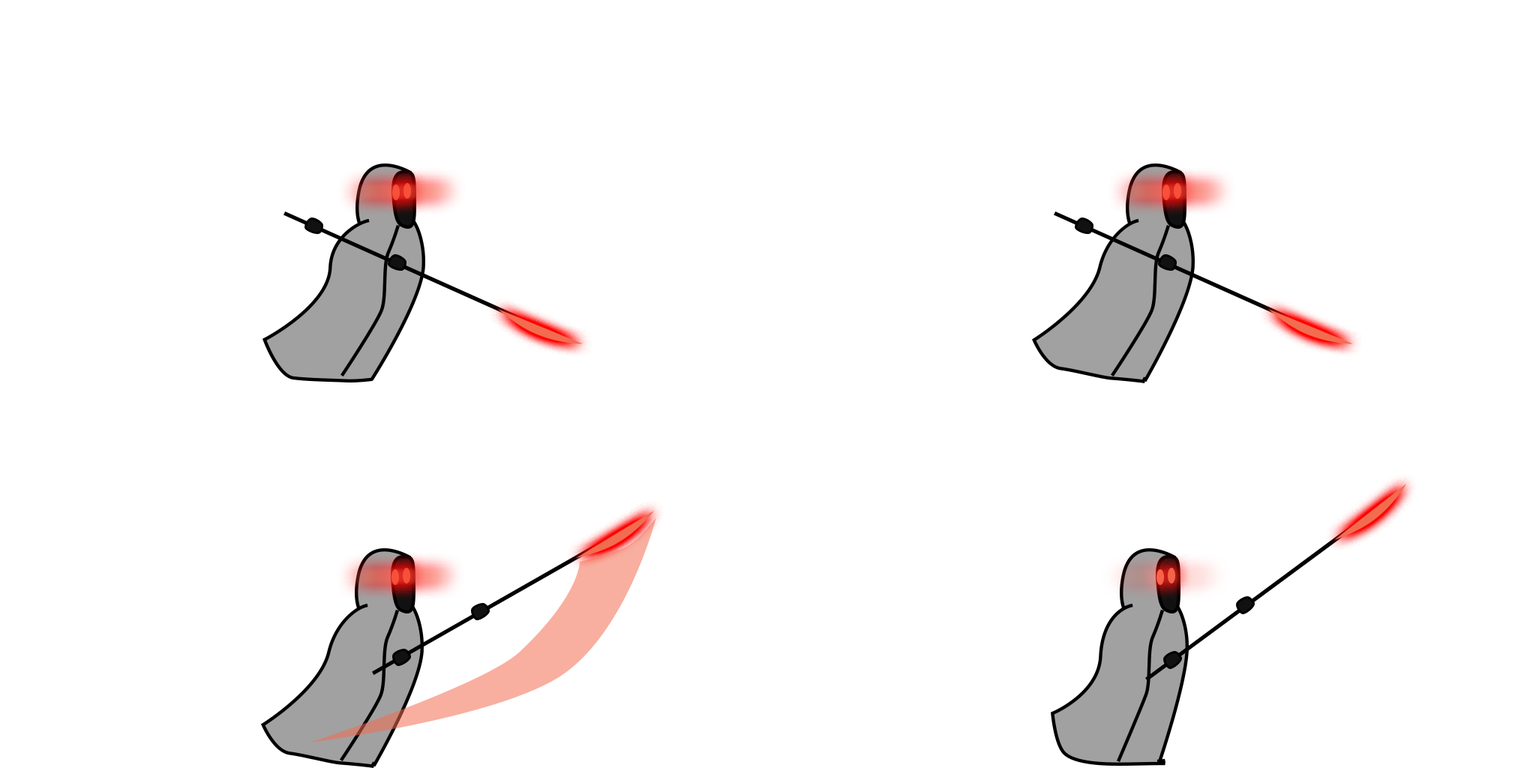
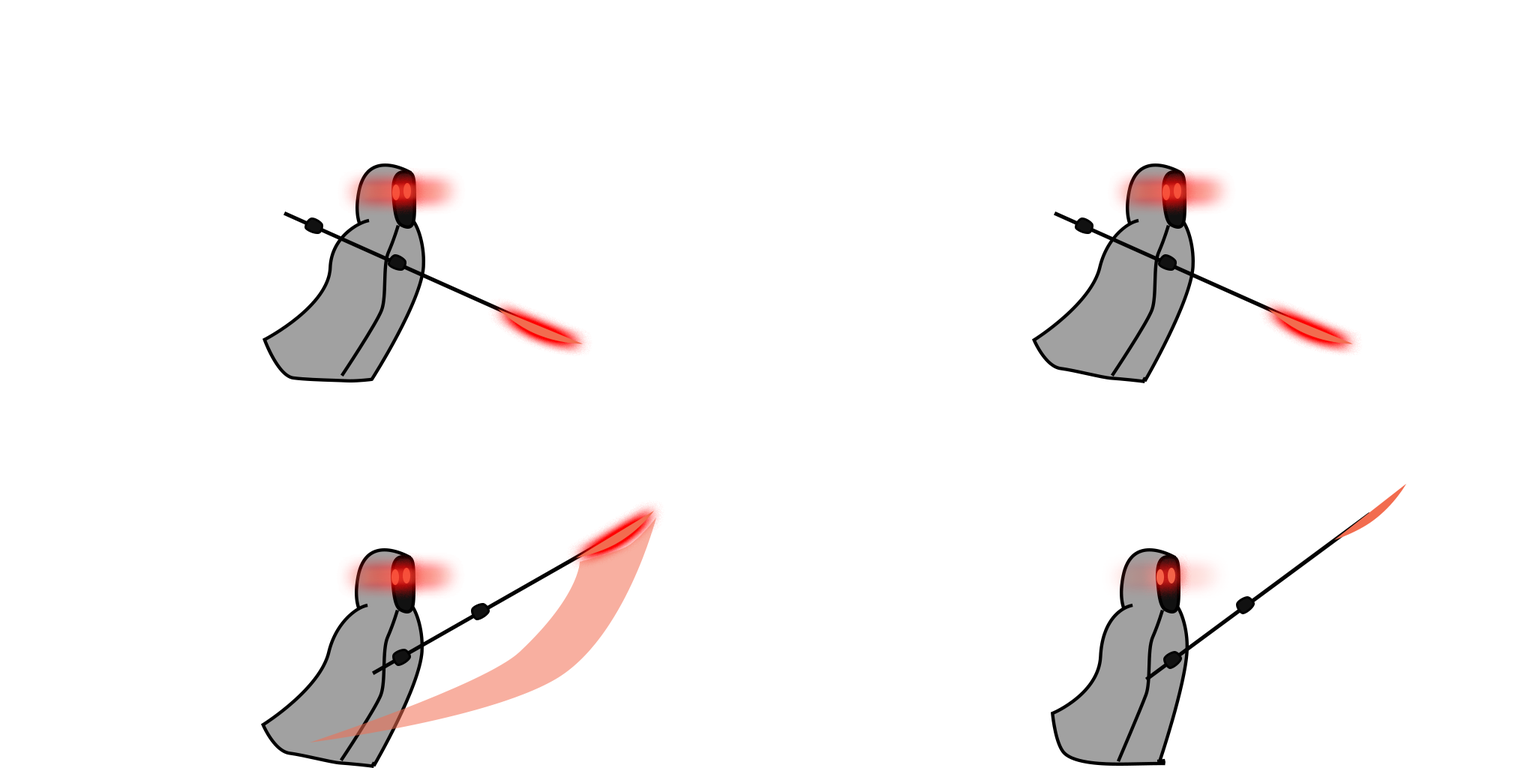
Revision of a layered (1536, 768) image; what changed, layer by layer:
pixels changed over (x1=1324, y1=473, x2=1417, y2=552) (layer not identified)
